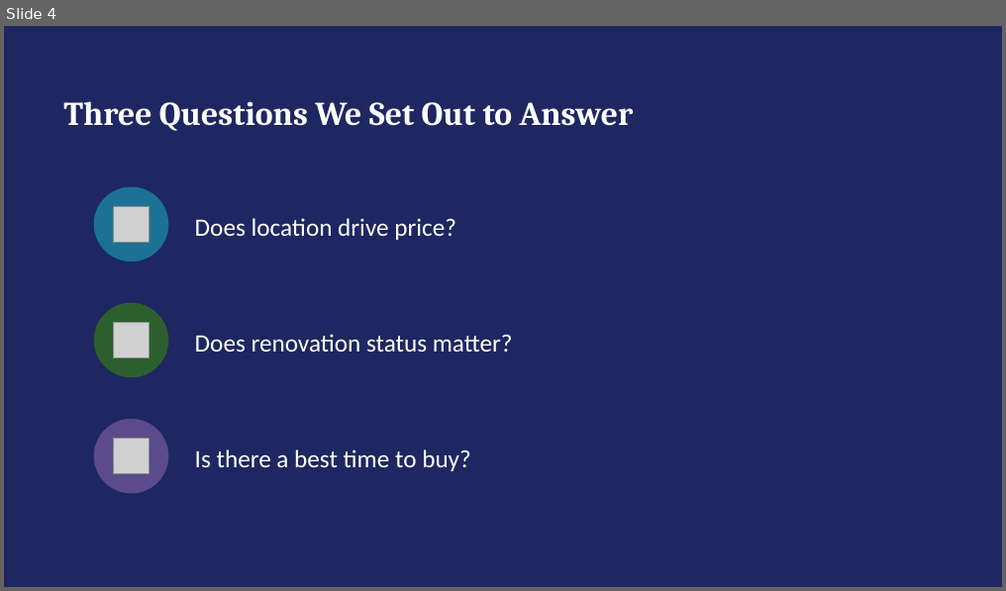
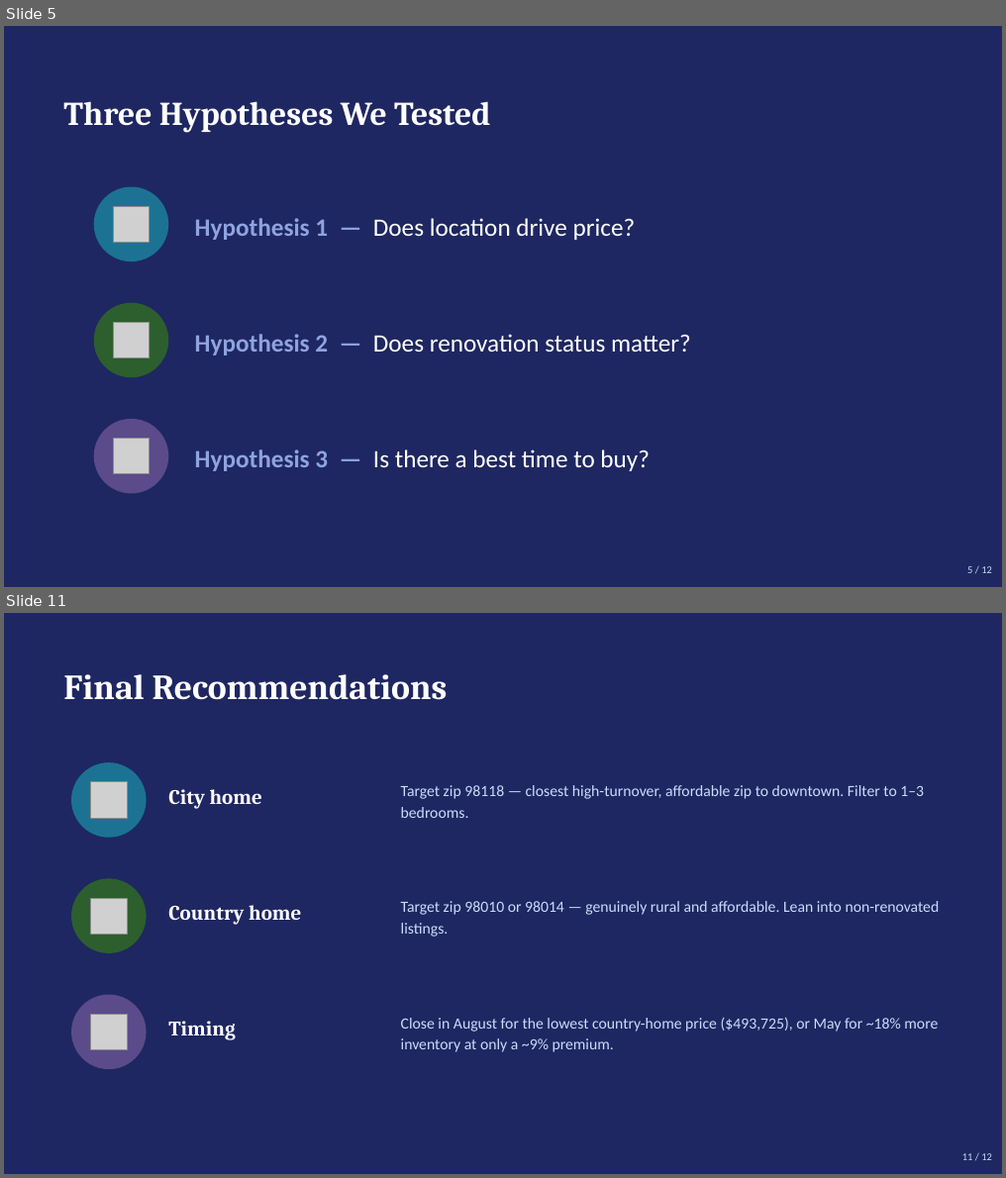
Before and after one commit to jolennd/ds-eda-project, a slide deck: presentation.pptx. Shown one above the other, each under a label of ours: slide 4 before the commit, slides 5 and 11 after it; the slides between them are not shown. The pictures are 1006x591 and 1006x1178 pixels, drawn with LibreOffice and Linux fonts; fonts in the diff are those of the drawing; grey boxes stand for pictures. Boxes give left, top, right and bottom in pixels: in the first picture for what was removed or moved away, otherwise in the second. Text is boxed around its words. In the diff, an @@ line names an element or a change of style, - is before the commit and + after.

Commit message:
Redesign presentation deck: slide numbers, business question slide, numbered hypotheses, takeaway-first layout, zip bubble charts on recommendation slides, consistent chart colors, accessibility fix, larger fonts, Final Recommendations recap

```diff
--- a/presentation.pptx
+++ b/presentation.pptx
@@ slide 11 added at (4, 613, 1002, 1174), background #1E2761 @@
@@ text added at (63, 674, 448, 700), 34 pt, text #FFFFFF, bold @@
+Final Recommendations
@@ ellipse added at (71, 762, 147, 838), fill #1C7293 @@
@@ picture added at (91, 782, 127, 818) @@
@@ text added at (168, 789, 262, 809), 20 pt, text #FFFFFF, bold @@
+City home
@@ text added at (401, 785, 924, 818), 15 pt, text #CADCFC @@
+Target zip 98118 — closest high-turnover, affordable zip to downtown. Filter to 1–3 bedrooms.
@@ ellipse added at (71, 878, 147, 954), fill #2C5F2D @@
@@ picture added at (91, 898, 127, 934) @@
@@ text added at (168, 905, 301, 925), 20 pt, text #FFFFFF, bold @@
+Country home
@@ text added at (401, 901, 940, 937), 15 pt, text #CADCFC @@
+Target zip 98010 or 98014 — genuinely rural and affordable. Lean into non-renovated listings.
@@ ellipse added at (71, 995, 147, 1069), fill #5B4B8A @@
@@ picture added at (91, 1014, 127, 1051) @@
@@ text added at (168, 1021, 235, 1041), 20 pt, text #FFFFFF, bold @@
+Timing
@@ text added at (401, 1017, 938, 1053), 15 pt, text #CADCFC @@
+Close in August for the lowest country-home price ($493,725), or May for ~18% more inventory at only a ~9% premium.
@@ text added at (962, 1154, 992, 1160), 10 pt, text #CADCFC @@
+11 / 12
@@ what was slide 4 is now slide 5 @@
@@ slide 5 changed as well @@
@@ text at (63, 101, 490, 133): text changed @@
-Three Questions We Set Out to Answer
+Three Hypotheses We Tested
@@ text at (195, 218, 636, 240): text changed @@
-Does location drive price?
+Hypothesis 1 — Does location drive price?
@@ text at (195, 334, 691, 356): text changed @@
-Does renovation status matter?
+Hypothesis 2 — Does renovation status matter?
@@ text at (195, 450, 649, 472): text changed @@
-Is there a best time to buy?
+Hypothesis 3 — Is there a best time to buy?
@@ text added at (967, 567, 992, 573), 10 pt, text #CADCFC @@
+5 / 12
```
Also in this commit, not shown: 8 other slides changed, 2 other slides added, 1 slide removed, 2 other files.
